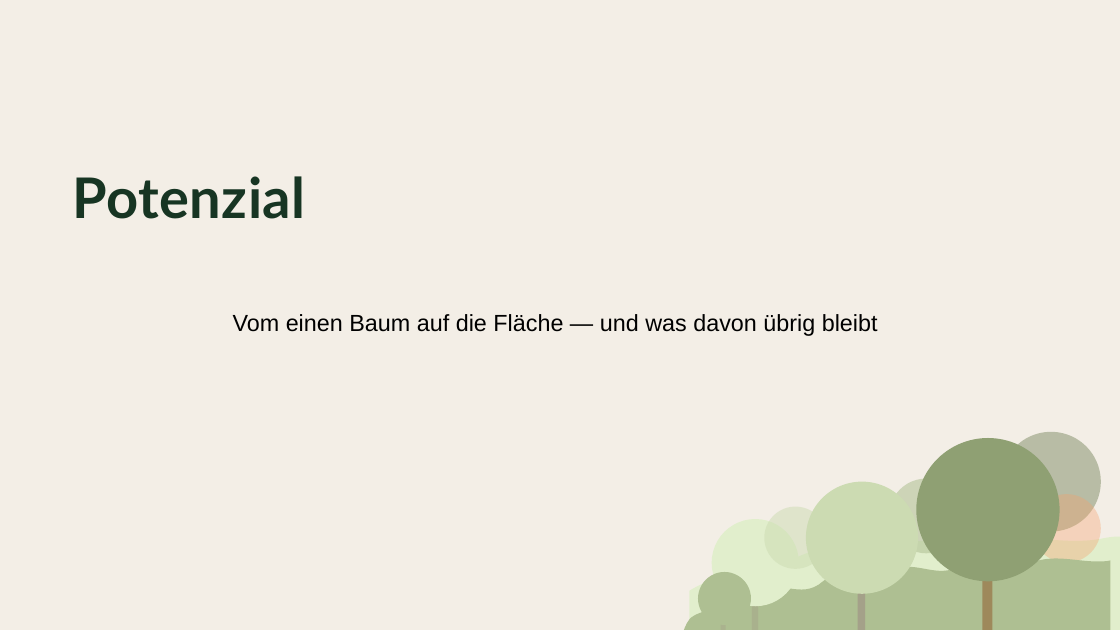
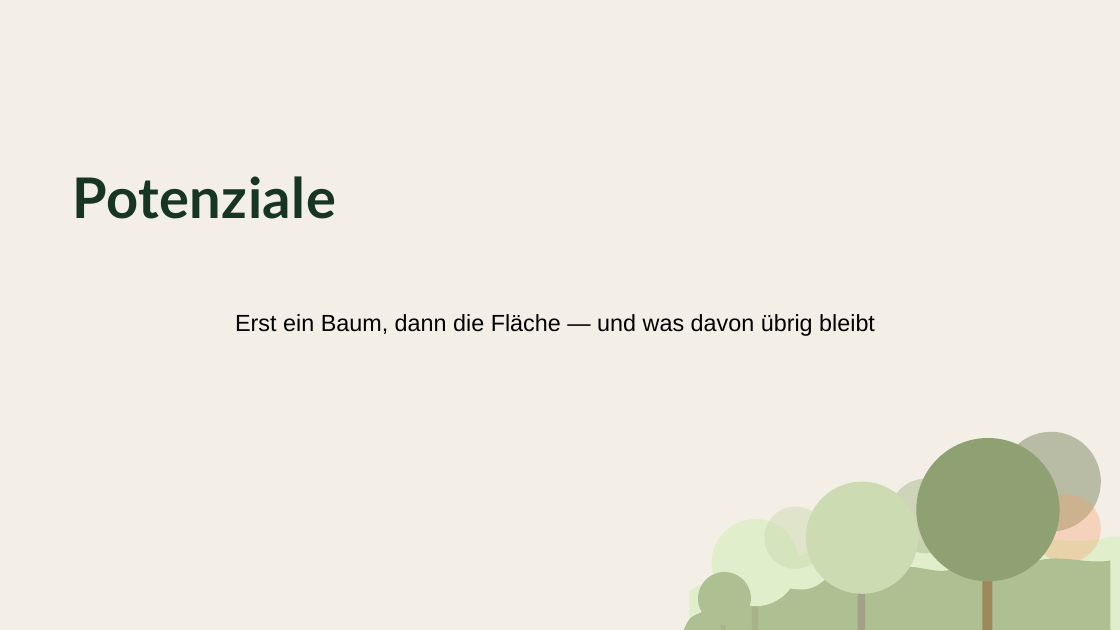
Before and after one commit to TimoDiepers/woodway, a slide deck: slide 25 of docs/slides/dissvortrag.pptx (slide 33 before the commit). Drawn at 1120x630 pixels with LibreOffice and Linux fonts; fonts in the diff are those of the drawing. Boxes give left, top, right and bottom in pixels: in the first picture for what was removed or moved away, otherwise in the second. Text is boxed around its words. In the diff, an @@ line names an element or a change of style, - is before the commit and + after.

Commit message:
fix(slides): three acts, not four — results belong to the potential part
The overview slide promises Bäume, Klima, Potentiale. Splitting the last
act into separate "Ergebnisse" and "Potenzial" sections broke that promise
and implied a distinction the argument does not make: the single-tree
results are where the potential answer starts, not a separate topic.

One divider now covers the whole act, "Potenziale — erst ein Baum, dann die
Fläche und was davon übrig bleibt". Spelling normalised to Potenzial
throughout (the deck had both). Cross-references recomputed by title lookup
rather than by hand, so they survive the renumbering.

```diff
--- a/docs/slides/dissvortrag.pptx
+++ b/docs/slides/dissvortrag.pptx
@@ title at bbox=[72, 176, 336, 219]: text changed @@
-Potenzial
+Potenziale
@@ subtitle at bbox=[235, 314, 875, 336]: text changed @@
-Vom einen Baum auf die Fläche — und was davon übrig bleibt
+Erst ein Baum, dann die Fläche — und was davon übrig bleibt
```
Also in this commit, not shown: 3 other slides changed, 2 slides added, 3 slides removed.
